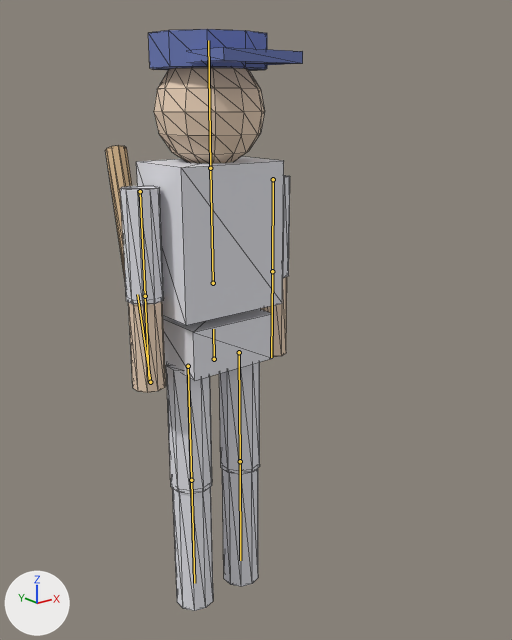
The glTF model src/game/models/player.glb as it was, and as the next commit left it.
Rendered twice from a camera (50 mm lens) standing at (-1.228, -1.747, 1.697) and looking at (0.095, -0.094, 1.036). Every picture has the same lights, and +X, +Y and +Z are marked at lower left. The picture after the commit comes second. The bones that bend it are drawn over the model as lines. Mesh edges are drawn as thin lines.

Names of what the first picture shows: 'PlayerBody'.
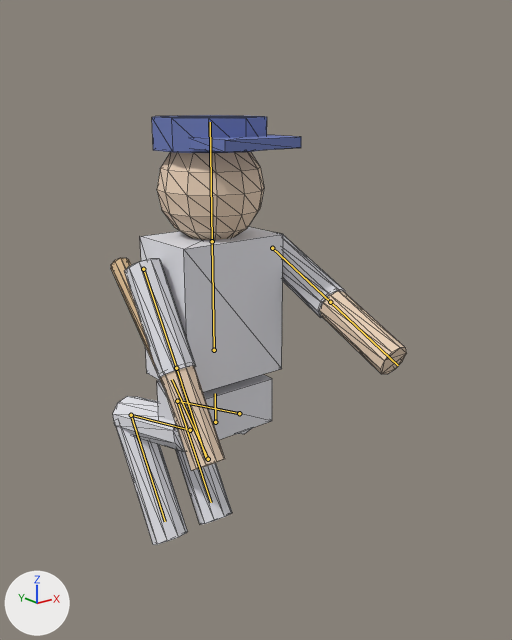
The newer file adds an action. The first version stands in its rest pose; the second is drawn at frame 1 of the action 'UmpStrike'.

What the commit changed:
Bone 'Hips' (bone_hips) moves from (0.0, 0.0, 0.0) to (0.0, -0.22, 0.0).
Bone 'UpperArm.L' (bone_upperarm_l) turns from (0, 0, 0) to (-66, 0, 0) degrees about its own x, y and z.
Bone 'UpperArm.R' (bone_upperarm_r) turns from (0, 0, 0) to (-32, 0, 0) degrees about its own x, y and z.
Bone 'UpperLeg.L' (bone_upperleg_l) turns from (0, 0, 0) to (77, 0, 0) degrees about its own x, y and z.
Bone 'LowerLeg.L' (bone_lowerleg_l) turns from (0, 0, 0) to (-109, 0, 0) degrees about its own x, y and z.
Bone 'UpperLeg.R' (bone_upperleg_r) turns from (0, 0, 0) to (77, 0, 0) degrees about its own x, y and z.
Bone 'LowerLeg.R' (bone_lowerleg_r) turns from (0, 0, 0) to (-109, 0, 0) degrees about its own x, y and z.

Boxes [x1, y1, x2, y2] around the edits, measured in the pictures (512 x 640 px):
'PlayerBody', posed (49% wider, 26% shorter)
    before: [105, 29, 303, 611]
    after: [111, 115, 407, 545]
bone 'Hips', root to tip
    before: (214, 359) to (213, 329)
    after: (215, 422) to (215, 393)
bone 'UpperArm.L', root to tip
    before: (273, 179) to (272, 271)
    after: (272, 248) to (330, 302)
bone 'UpperArm.R', root to tip
    before: (140, 191) to (145, 296)
    after: (143, 269) to (176, 368)
bone 'UpperLeg.L', root to tip
    before: (239, 352) to (240, 461)
    after: (239, 413) to (177, 401)
bone 'LowerLeg.L', root to tip
    before: (240, 461) to (240, 560)
    after: (177, 401) to (211, 502)
bone 'UpperLeg.R', root to tip
    before: (188, 366) to (191, 480)
    after: (190, 430) to (131, 415)
bone 'LowerLeg.R', root to tip
    before: (191, 480) to (194, 583)
    after: (131, 415) to (165, 521)
